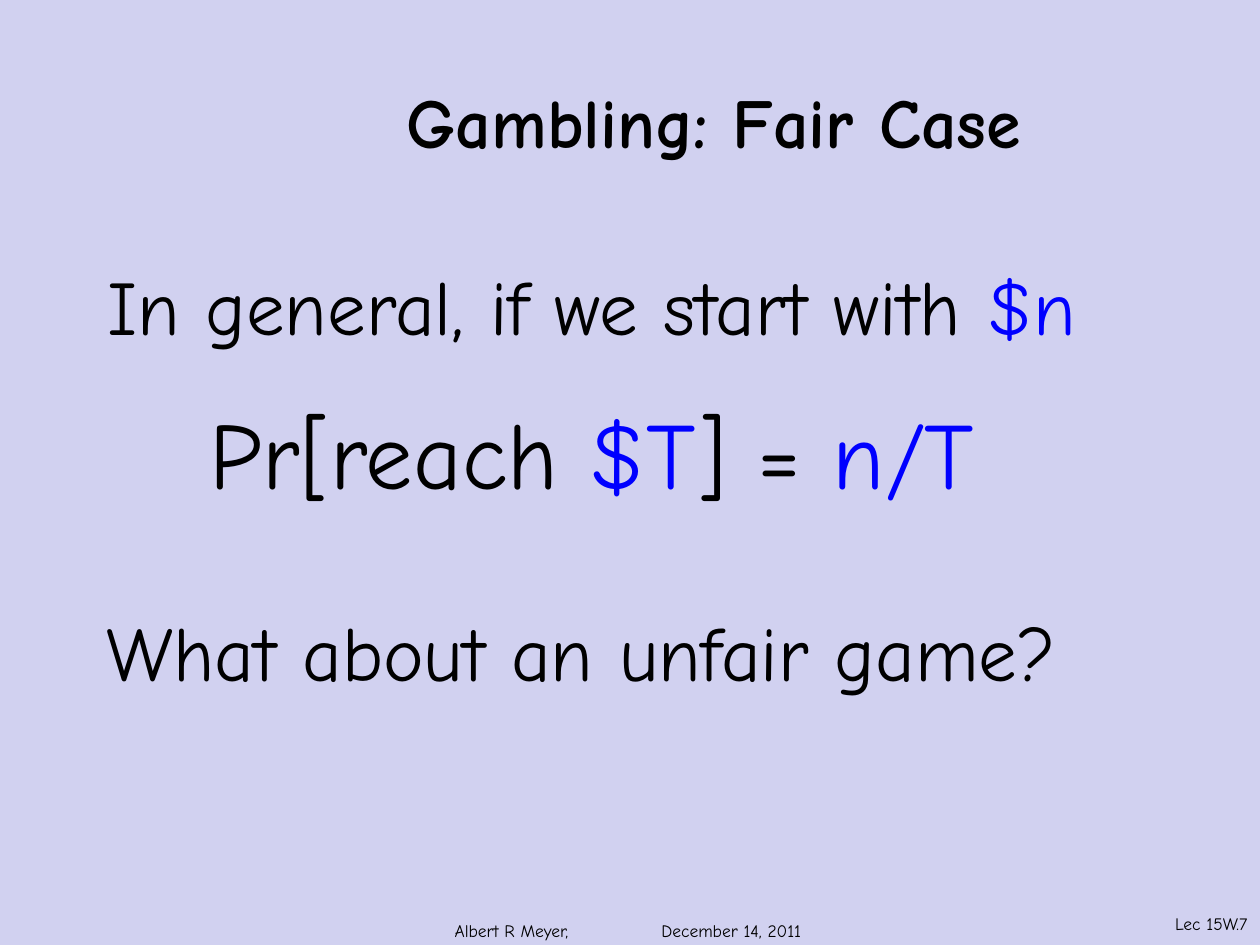
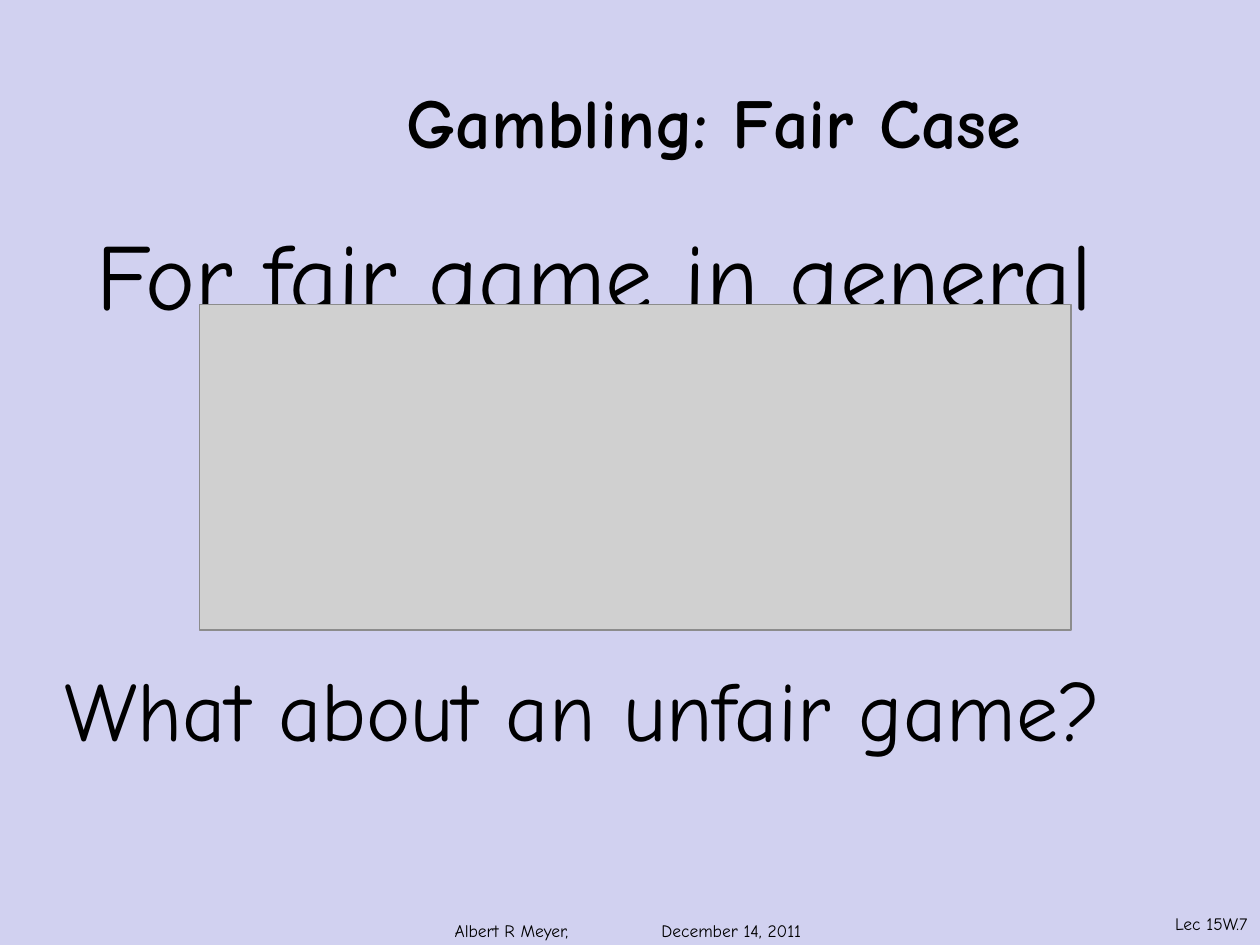
Before and after one commit to armeyer/mcs_web, a slide deck: slide 7 of fall11/slidesF11/slides15w.pptx. Drawn at 1260x945 pixels with LibreOffice and Linux fonts; fonts in the diff are those of the drawing; grey boxes stand for pictures; background and template pictures are left out. Boxes give left, top, right and bottom in pixels: in the first picture for what was removed or moved away, otherwise in the second. Text is boxed around its words. In the diff, an @@ line names an element or a change of style, - is before the commit and + after.

Commit message:
slides15w edits

```diff
--- a/fall11/slidesF11/slides15w.pptx
+++ b/fall11/slidesF11/slides15w.pptx
@@ text at [97, 245, 1092, 340]: text changed; size 44 to 54 pt @@
-In general, if we start with $n
+For fair game in general
@@ picture added at [199, 304, 1071, 630] @@
@@ text removed at [210, 414, 974, 501] @@
-Pr[reach $T] = n/T
@@ text "What about an unfair game?": place and size @@
-text "What about an unfair game?" at [107, 627, 1056, 696]
+text "What about an unfair game?" at [65, 682, 1100, 757]
@@ text "What about an unfair game?" at [65, 682, 1100, 757]: size 44 to 48 pt @@
```
Also in this commit, not shown: 12 other slides changed.
